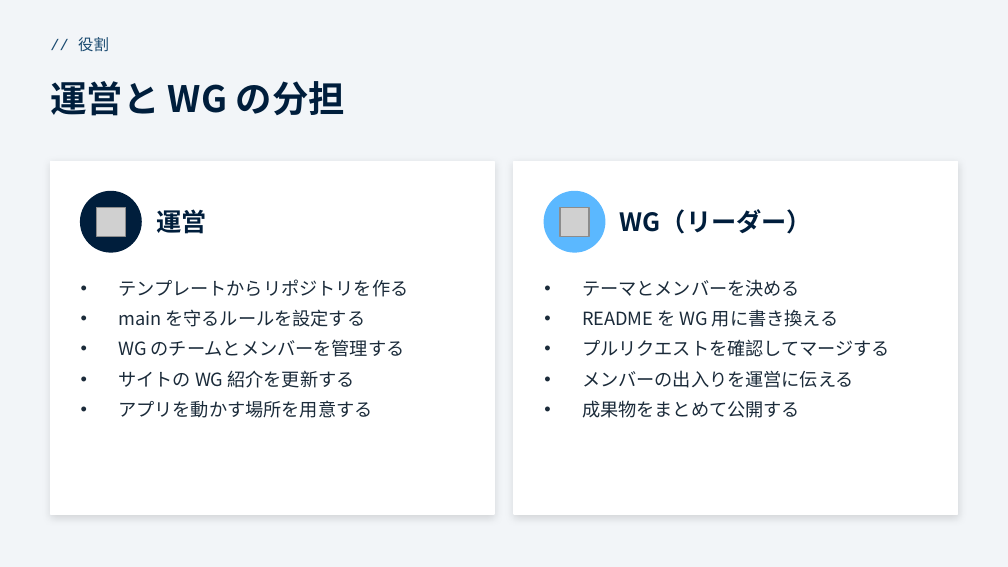
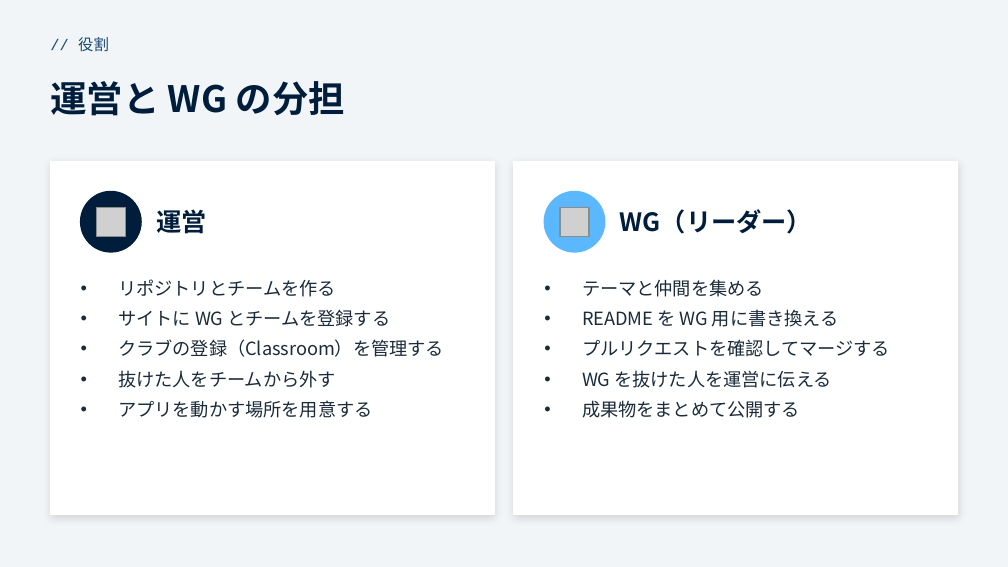
Before and after one commit to funITclub/homepage, a slide deck: slide 3 of docs/WG立ち上げガイド/00_概要.pptx. Drawn at 1008x567 pixels with LibreOffice and Linux fonts; fonts in the diff are those of the drawing; grey boxes stand for pictures. Boxes give left, top, right and bottom in pixels: in the first picture for what was removed or moved away, otherwise in the second. Text is boxed around its words. In the diff, an @@ line names an element or a change of style, - is before the commit and + after.

```diff
--- a/docs/WG立ち上げガイド/00_概要.pptx
+++ b/docs/WG立ち上げガイド/00_概要.pptx
@@ text at [118,279,444,388]: text changed @@
-• テンプレートからリポジトリを作る
-• main を守るルールを設定する
-• WG のチームとメンバーを管理する
-• サイトの WG 紹介を更新する
+• リポジトリとチームを作る
+• サイトに WG とチームを登録する
+• クラブの登録（Classroom）を管理する
+• 抜けた人をチームから外す
@@ text at [582,279,764,297]: text changed @@
-• テーマとメンバーを決める
+• テーマと仲間を集める
@@ text at [582,370,831,388]: text changed @@
-• メンバーの出入りを運営に伝える
+• WG を抜けた人を運営に伝える
```
Also in this commit, not shown: 3 other slides changed, 4 other files.
